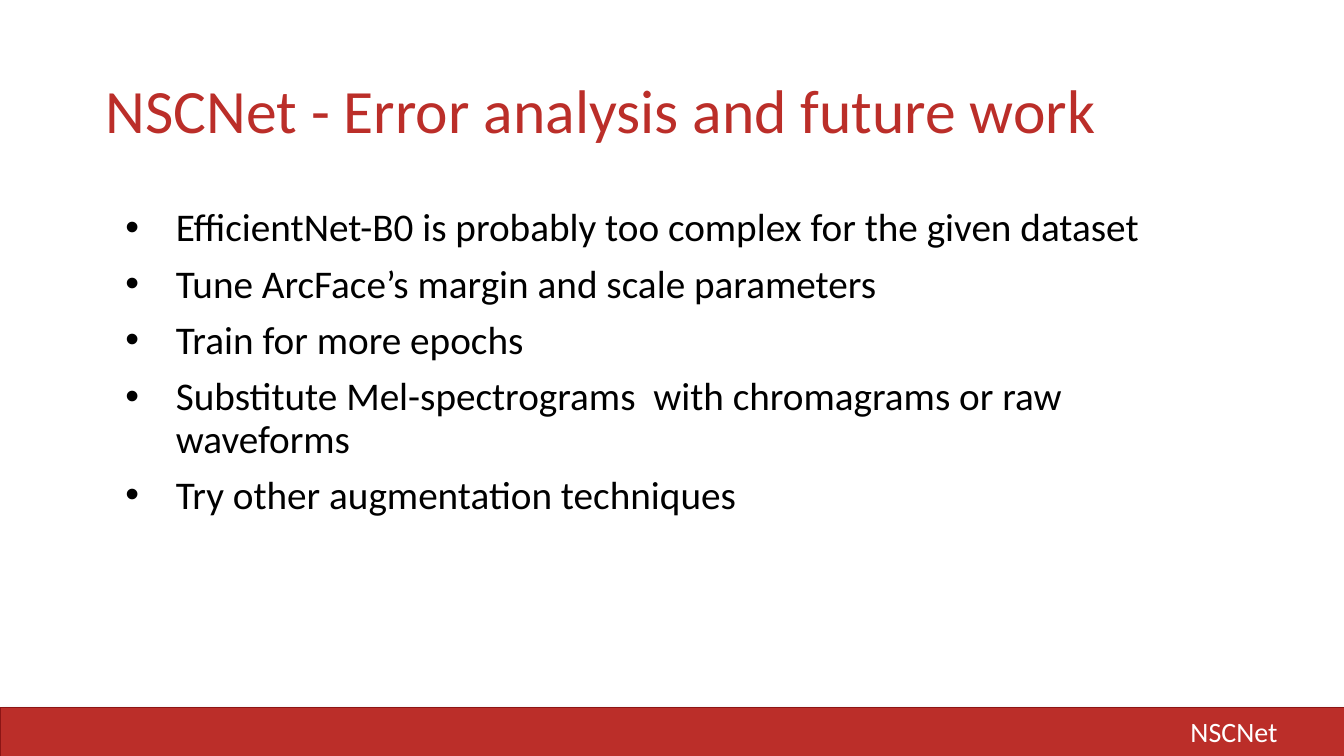
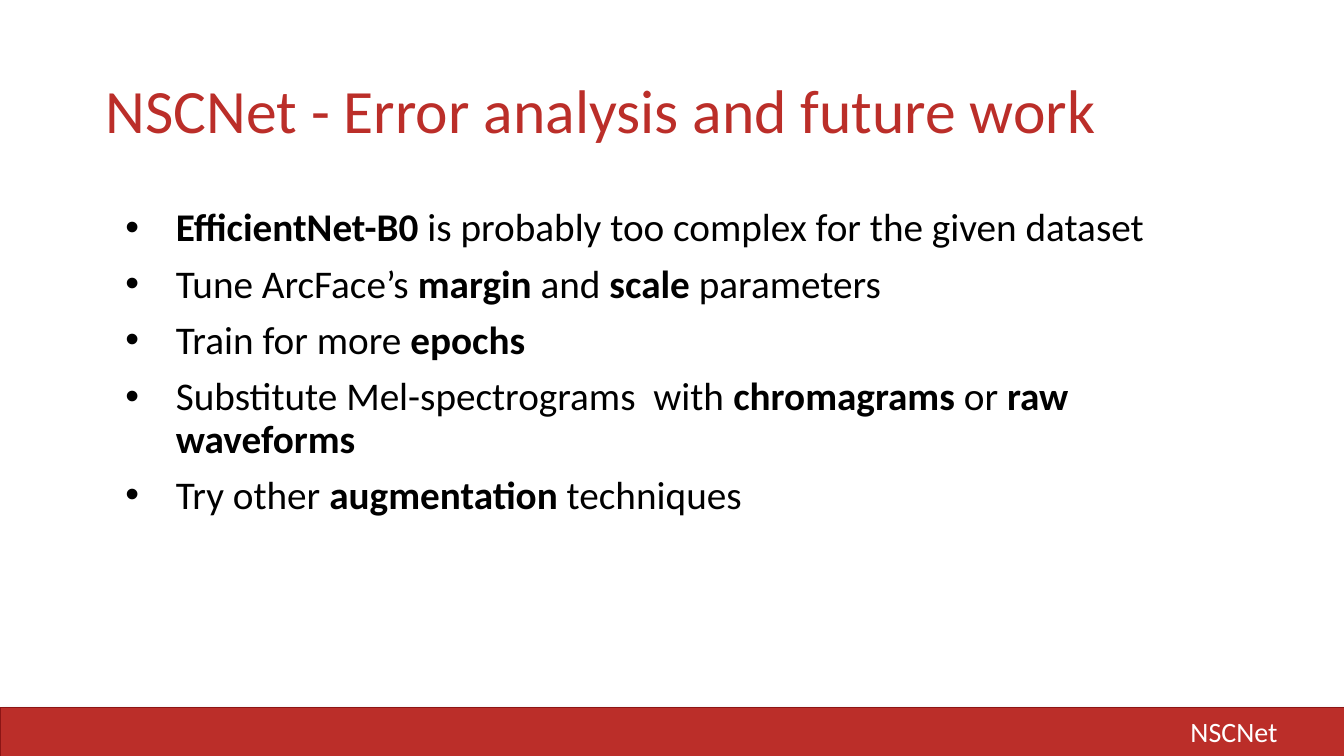
Before and after one commit to LIA-UniBo/NSCNet, a slide deck: slide 49 of docs/AII - Project Slides.pptx (slide 50 before the commit). Drawn at 1344x756 pixels with LibreOffice and Linux fonts; fonts in the diff are those of the drawing. Boxes give left, top, right and bottom in pixels: in the first picture for what was removed or moved away, otherwise in the second. Text is boxed around its words. In the diff, an @@ line names an element or a change of style, - is before the commit and + after.

```diff
--- a/docs/AII - Project Slides.pptx
+++ b/docs/AII - Project Slides.pptx
@@ text "EfficientNet-B0 is probably too complex ..." at bbox=[176, 213, 1144, 516]: bold on in "EfficientNet-B0", "margin scale", "epochs", "chromagrams raw waveforms" and 1 more places @@
```
Also in this commit, not shown: 9 other slides changed, 1 slide removed.
